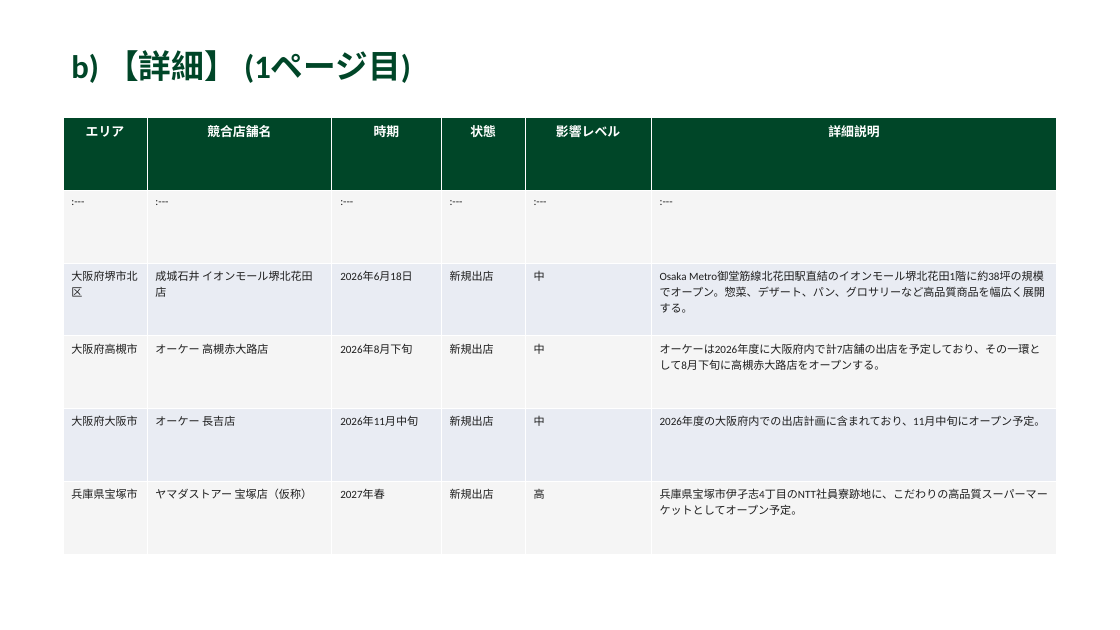
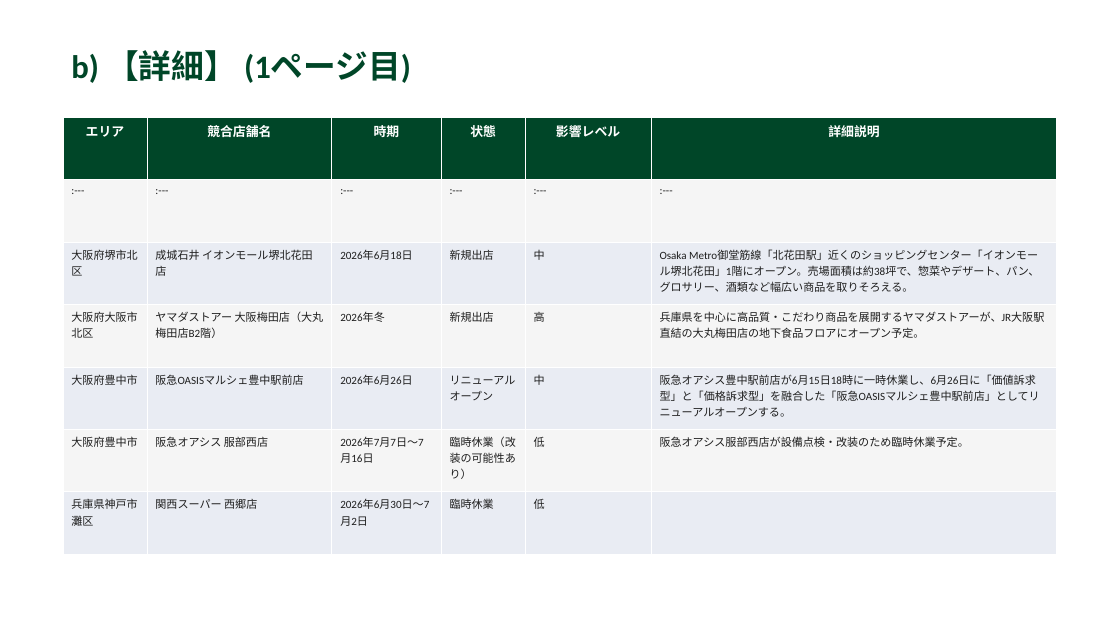
Before and after one commit to yutatbgt-bit/Competitive-research, a slide deck: slide 3 of report/2026_06_18_competitive_report.pptx. Drawn at 1120x630 pixels with LibreOffice and Linux fonts; fonts in the diff are those of the drawing. Boxes give left, top, right and bottom in pixels: in the first picture for what was removed or moved away, otherwise in the second. Text is boxed around its words. In the diff, an @@ line names an element or a change of style, - is before the commit and + after.

```diff
--- a/report/2026_06_18_competitive_report.pptx
+++ b/report/2026_06_18_competitive_report.pptx
@@ table at [63, 118, 1057, 555] @@
-row 3: 大阪府堺市北区 | 成城石井 イオンモール堺北花田店 | 2026年6月18日 | 新規出店 | 中 | Osaka Metro御堂筋線北花田駅直結のイオンモール堺北花田1階に約38坪の規模でオープン。惣菜、デザート、パン、グロサリーなど高品質商品を幅広く展開する。
-row 4: 大阪府高槻市 | オーケー 高槻赤大路店 | 2026年8月下旬 | 新規出店 | 中 | オーケーは2026年度に大阪府内で計7店舗の出店を予定しており、その一環として8月下旬に高槻赤大路店をオープンする。
-row 5: 大阪府大阪市 | オーケー 長吉店 | 2026年11月中旬 | 新規出店 | 中 | 2026年度の大阪府内での出店計画に含まれており、11月中旬にオープン予定。
-row 6: 兵庫県宝塚市 | ヤマダストアー 宝塚店（仮称） | 2027年春 | 新規出店 | 高 | 兵庫県宝塚市伊孑志4丁目のNTT社員寮跡地に、こだわりの高品質スーパーマーケットとしてオープン予定。
+row 3: 大阪府堺市北区 | 成城石井 イオンモール堺北花田店 | 2026年6月18日 | 新規出店 | 中 | Osaka Metro御堂筋線「北花田駅」近くのショッピングセンター「イオンモール堺北花田」1階にオープン。売場面積は約38坪で、惣菜やデザート、パン、グロサリー、酒類など幅広い商品を取りそろえる。
+row 4: 大阪府大阪市北区 | ヤマダストアー 大阪梅田店（大丸梅田店B2階） | 2026年冬 | 新規出店 | 高 | 兵庫県を中心に高品質・こだわり商品を展開するヤマダストアーが、JR大阪駅直結の大丸梅田店の地下食品フロアにオープン予定。
+row 5: 大阪府豊中市 | 阪急OASISマルシェ豊中駅前店 | 2026年6月26日 | リニューアルオープン | 中 | 阪急オアシス豊中駅前店が6月15日18時に一時休業し、6月26日に「価値訴求型」と「価格訴求型」を融合した「阪急OASISマルシェ豊中駅前店」としてリニューアルオープンする。
+row 6: 大阪府豊中市 | 阪急オアシス 服部西店 | 2026年7月7日～7月16日 | 臨時休業（改装の可能性あり） | 低 | 阪急オアシス服部西店が設備点検・改装のため臨時休業予定。
+row 7: 兵庫県神戸市灘区 | 関西スーパー 西郷店 | 2026年6月30日～7月2日 | 臨時休業 | 低 | 
```
Also in this commit, not shown: 4 other slides changed, 5 other files.
